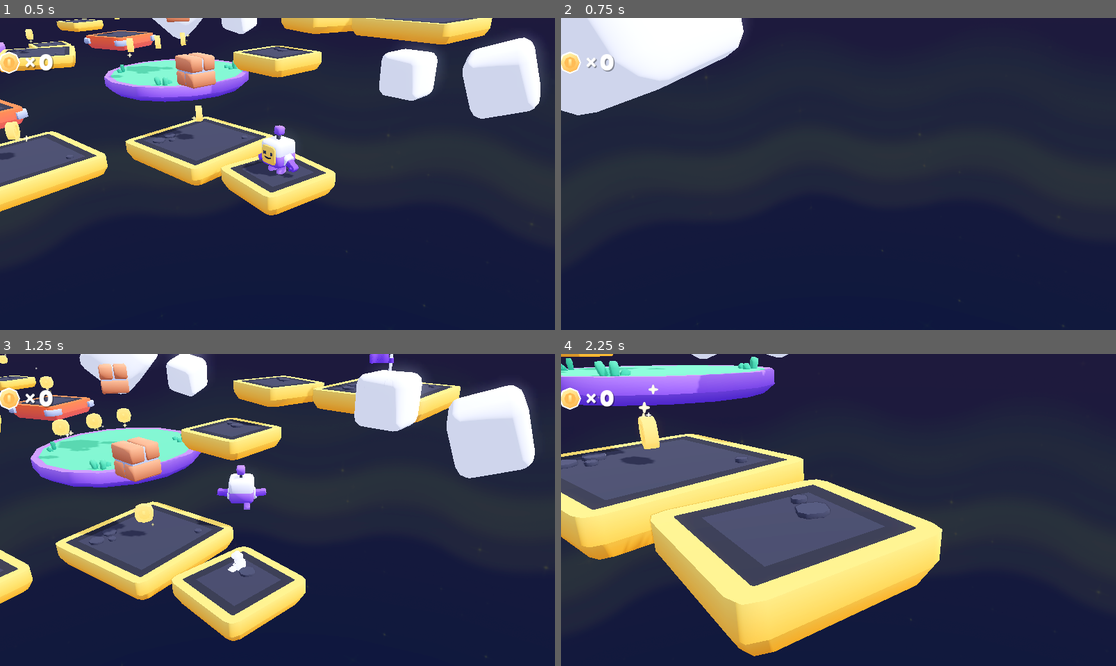
Above: before the commit, frames 1-4 (two rows, left to right).
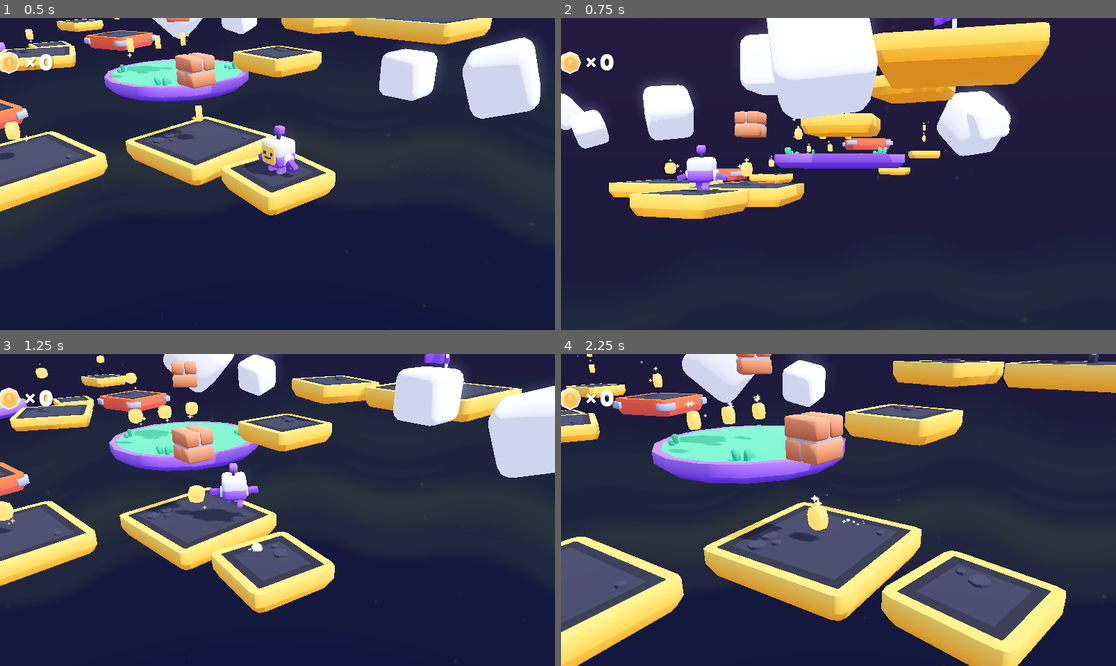
Above: after the commit, the same moments.

Repository: Baptoaster/I_Cast_Gun
Game: Godot game, scene res://scenes/main.tscn
Two runs of this game, one before a commit and one after it. Both use one fixed random seed, a clock stepped at 60 frames per second and the inputs below.
Inputs (mouse positions are in pixels of both pictures, inside the frame that each line leads up to):
- Up to frame 1 (0.5 s): no input
- Up to frame 2 (0.75 s): move the mouse to (866, 174) at 0.52 s; hold W (move_forward) from 0.53 s (still down); right-click (866, 174) at 0.6 s
- Up to frame 3 (1.25 s): keep holding W (move_forward); tap Space (jump) at 0.77 s
- Up to frame 4 (2.25 s): keep holding W (move_forward); move the mouse to (810, 510) at 1.27 s; right-click (810, 510) at 1.35 s; tap Space (jump) at 1.52 s; move the mouse to (849, 503) at 2.02 s; tap Down (camera_down) at 2.1 s

Frame 1 is identical in both runs. In frame 2, 32% of the frame differs, in the area x 0-90%, y 0-98%; in frame 3, 38%; in frame 4, 55%, in the area x 0-100%, y 0-100%.

Commit message:
le commit d'avant c'était le mauvais script mdr

Diff:
--- a/scripts/view.gd
+++ b/scripts/view.gd
@@ -15,20 +15,17 @@
 @export_group("TPS Mode")
 @export var tps_distance = 3.0  # Distance de la caméra derrière le joueur
 @export var tps_height = 0.6  # Hauteur de la caméra par rapport au personnage
+@export var character_rotation_speed = 8.0  # Vitesse de rotation du personnage
 
-var camera_rotation:Vector3
+var camera_rotation: Vector3
 var zoom = 10
-var is_aiming = false  # Mode TPS activé
-var orbit_zoom = 10  # Sauvegarde du zoom en mode orbite
-var orbit_rotation = Vector3.ZERO  # Sauvegarde de la rotation en mode orbite
-var tps_rotation = Vector3.ZERO  # Sauvegarde de la rotation en mode TPS
+var is_aiming = false
+var orbit_zoom = 10
 
 @onready var camera = $Camera
 
 func _ready():
-	camera_rotation = rotation_degrees # Initial rotation
-	orbit_rotation = rotation_degrees  # Initialiser la rotation d'orbite
-	tps_rotation = rotation_degrees    # Initialiser la rotation TPS
+	camera_rotation = rotation_degrees
 	Input.mouse_mode = Input.MOUSE_MODE_CAPTURED
 	pass
 
@@ -38,35 +35,16 @@
 	if Input.is_action_just_pressed("aim"):
 		is_aiming = true
 		orbit_zoom = zoom
-		orbit_rotation = camera_rotation  # Sauvegarder la rotation d'orbite actuelle
-
-		# Initialiser la rotation TPS basée sur la direction de la caméra d'orbite
-		tps_rotation.y = orbit_rotation.y
-		tps_rotation.x = clamp(orbit_rotation.x, -85, 45)
-		camera_rotation = tps_rotation
-
 	elif Input.is_action_just_released("aim"):
 		is_aiming = false
-		tps_rotation = camera_rotation  # Sauvegarder la rotation TPS actuelle
-
-		# Initialiser la rotation d'orbite basée sur la direction de la caméra TPS
-		orbit_rotation.y = tps_rotation.y
-		orbit_rotation.x = clamp(tps_rotation.x, -80, -10)
-		camera_rotation = orbit_rotation
 
 	if is_aiming:
 		# Mode TPS : la caméra orbite autour du joueur
 
-		# Forcer le joueur à regarder dans la direction de la caméra (inverser l'axe Y)
-		var target_rotation = target.rotation_degrees
-		target_rotation.y = camera_rotation.y + 180  # +180 pour voir le dos
-		target.rotation_degrees = target_rotation
-
 		# Calculer la position de la caméra en orbite autour du joueur
-		# Basée sur les angles de la caméra
 		var orbit_radius = tps_distance
 
-		# Convertir les angles en position orbitale
+		# Convertir les angles de camera_rotation en position orbitale
 		var horizontal_angle = camera_rotation.y * PI / 180.0
 		var vertical_angle = camera_rotation.x * PI / 180.0
 
@@ -76,12 +54,28 @@
 			-cos(horizontal_angle) * cos(vertical_angle) * orbit_radius
 		)
 
-		# Positionner la caméra directement sans lerp pour centrer le joueur
+		# Positionner la caméra directement
 		self.global_position = target.position + camera_offset
 
-		# Appliquer la rotation de la caméra
-		rotation_degrees = camera_rotation
+		# Faire pointer la caméra vers le joueur
+		self.look_at(target.position + Vector3(0, tps_height * 0.5, 0), Vector3.UP)
 		camera.position = Vector3.ZERO
+
+		# Rotation du personnage : il doit faire dos à la caméra
+		# La direction derrière la caméra
+		var camera_forward = -self.global_transform.basis.z
+		var aim_direction = Vector3(camera_forward.x, 0, camera_forward.z).normalized()
+
+		# Calculer l'angle cible pour le personnage (direction inverse de caméra)
+		var target_angle_y = atan2(aim_direction.x, aim_direction.z) * 180.0 / PI
+
+		# Interpoler la rotation du personnage
+		var current_rotation = target.rotation_degrees.y
+		var new_rotation_y = lerpf(current_rotation, target_angle_y, min(character_rotation_speed * delta, 1.0))
+
+		var target_rotation = target.rotation_degrees
+		target_rotation.y = new_rotation_y
+		target.rotation_degrees = target_rotation
 
 	else:
 		# Mode orbite : comportement normal
@@ -100,17 +94,16 @@
 	input.x = Input.get_axis("camera_up", "camera_down")
 
 	if is_aiming:
-		# Mode TPS : rotation de la caméra
+		# Mode TPS : rotation de la caméra basée sur camera_rotation
 		camera_rotation += input.limit_length(1.0) * rotation_speed * delta
 
 		# Mouvement de souris en mode TPS
 		var mouse_motion = Input.get_last_mouse_velocity()
-		camera_rotation.y -= mouse_motion.x * mouse_sensitivity * delta
+		camera_rotation.y -= -mouse_motion.x * mouse_sensitivity * delta
 		camera_rotation.x -= mouse_motion.y * mouse_sensitivity * delta
 
 		# Clamp rotation
 		camera_rotation.x = clamp(camera_rotation.x, -85, 45)
-		tps_rotation = camera_rotation  # Mettre à jour la sauvegarde TPS
 	else:
 		# Mode orbite : comportement original
 		camera_rotation += input.limit_length(1.0) * rotation_speed * delta
@@ -122,7 +115,6 @@
 
 		# Clamp rotation
 		camera_rotation.x = clamp(camera_rotation.x, -80, -10)
-		orbit_rotation = camera_rotation  # Mettre à jour la sauvegarde d'orbite
 
 		# Zooming (seulement en mode orbite)
 		zoom += Input.get_axis("zoom_in", "zoom_out") * zoom_speed * delta
